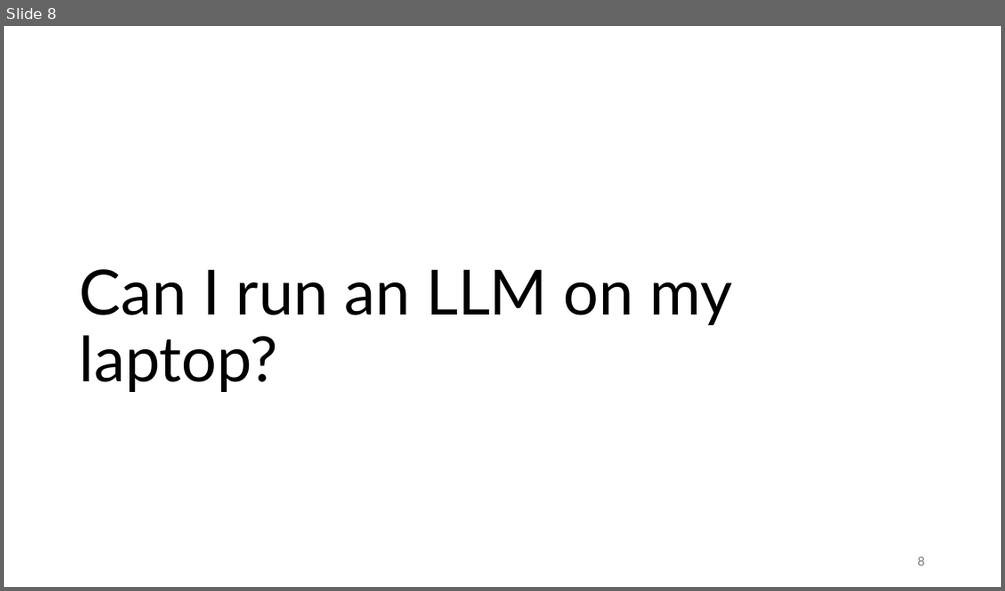
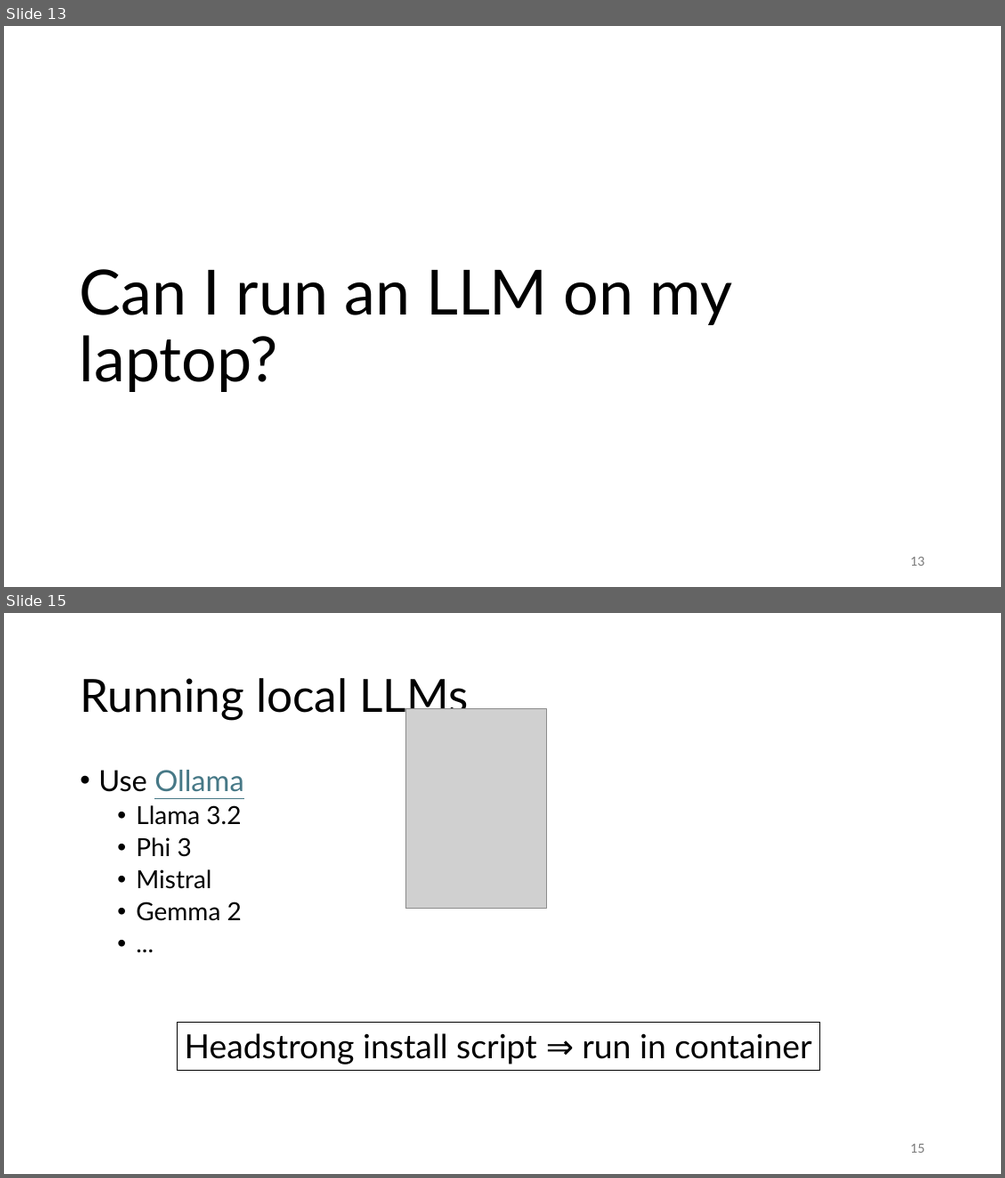
Before and after one commit to gjbex/Deploying-LLMs-locally, a slide deck: local_LLMs.pptx. Shown one above the other, each under a label of ours: slide 8 before the commit, slides 13 and 15 after it; the slides between them are not shown. The pictures are 1005x591 and 1005x1178 pixels, drawn with LibreOffice and Linux fonts; fonts in the diff are those of the drawing; grey boxes stand for pictures. Boxes give left, top, right and bottom in pixels: in the first picture for what was removed or moved away, otherwise in the second. Text is boxed around its words. In the diff, an @@ line names an element or a change of style, - is before the commit and + after.

```diff
--- a/local_LLMs.pptx
+++ b/local_LLMs.pptx
@@ slide 15 added at [4,613,1001,1174], background #FFFFFF @@
@@ title added at [80,678,469,720], 44 pt, text #000000 @@
+Running local LLMs
@@ picture added at [405,709,547,908] @@
@@ text added at [98,770,244,921], 24 pt, text #000000 @@
+• Use Ollama
+  • Llama 3.2
+  • Phi 3
+  • Mistral
+  • Gemma 2
+  • ...
@@ rectangle added at [177,1022,820,1070], outline #000000 0.75 pt, 32 pt, text #000000 @@
+Headstrong install script ⇒ run in container
@@ page number added at [910,1143,924,1152], 12 pt, text #797979 @@
+15
@@ what was slide 8 is now slide 13 @@
@@ page number at [910,556,924,565]: text changed @@
-8
+13
```
Also in this commit, not shown: 2 slides changed, 7 other slides added, 1 slide removed.
